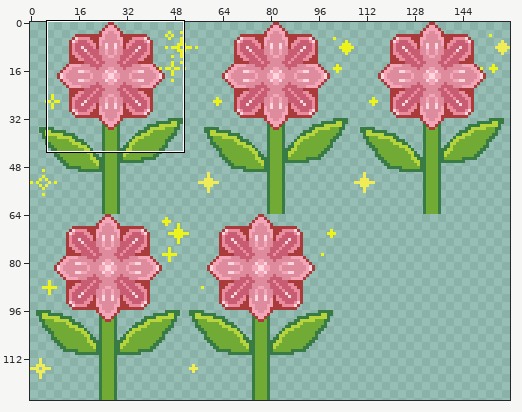
Two states of a sprite sheet, shooter-game/images/redflower.png. Above, an overview of the earlier version with the close-up marked.
Close-up. Earlier state:
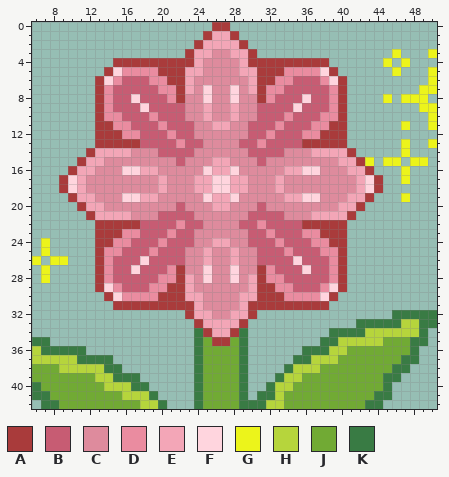
The file is 320x252 pixels, drawn in blocks of 2x2; one block is one cell here. Shown: x 6..50, y 0..42. The commit also changed other parts of the picture, which this record leaves out.
Palette (. is transparent): A #a93b3b  B #c75c73  C #de8b9d  D #ea8ca0  E #f3a6b7  F #ffd5de  G #ecf41b  H #b6d53c  J #71aa34  K #397b44
Pixels before, first column x 6:
 0 ....................AA.......................
 1 ...................AEEA......................
 2 ..................AEEEEA.....................
 3 .................AEECCEEA...............G...G
 4 .........AAAAAAAAAECCCCEAAAAAAAAA......G.G...
 5 ........AFDDDDAAAEECCCCEEAAADDDDFA......G...G
 6 .......AFDBBBDDAAECCCCCCEAADDBBBDFA.........G
 7 .......ADBBBBBDDAECFCCFCEADDBBBBBDA........GG
 8 .......ADBBFBBBDACCFCCFCCADBBBFBBDA....G.GGG.
 9 .......ADBBBFBBBBCCECCECCBBBBFBBBDA........GG
10 .......ADDBBBDBBBCCECCECCBBBDBBBDDA.........G
11 .......AADDBBBDBBBCCEECCBBBDBBBDDAA......G..G
12 .......AAADDBBBDBBCCCCCCBBDBBBDDAAA..........
13 .......AAAAABBBBDBBCCCCBBDBBBBAAAAA......G..G
14 ......AEEEECCCBBBBCCCCCCBBBBCCCEEEEA.....G...
15 .....AEECCCCCCCCBCCCEECCCBCCCCCCCCEEAG.GG.GG.
16 ....AEECCCFFEECCCCCFEEFCCCCCEEFFCCCEEA...G...
17 ...AFECCCCCCCCECCCEEFFEECCCECCCCCCCCEFA..G...
18 ...AFECCCCCCCCECCCEEFFEECCCECCCCCCCCEFA......
19 ....AEECCCFFEECCCCCFEEFCCCCCEEFFCCCEEA...G...
20 .....AEECCCCCCCCBCCCEECCCBCCCCCCCCEEA........
21 ......AEEEECCCBBBBCCCCCCBBBBCCCEEEEA.........
22 .......AAAAABBBBDBBCCCCBBDBBBBAAAAA..........
23 .......AAADDBBBDBBCCCCCCBBDBBBDDAAA..........
24 .G.....AADDBBBDBBBCCEECCBBBDBBBDDAA..........
25 .G.....ADDBBBDBBBCCECCECCBBBDBBBDDA..........
26 G.GG...ADBBBFBBBBCCECCECCBBBBFBBBDA..........
27 .G.....ADBBFBBBDACCFCCFCCADBBBFBBDA..........
28 .G.....ADBBBBBDDAECFCCFCEADDBBBBBDA..........
29 .......AFDBBBDDAAECCCCCCEAADDBBBDFA..........
30 ........AFDDDDAAAEECCCCEEAAADDDDFA...........
31 .........AAAAAAAAAECCCCEAAAAAAAAA............
32 .................AEECCEEA...............KKKKK
33 ..................AEEEEA............KKKKKHHKK
34 ..................KAEEAK.........KKKKHHHHHHK.
35 KK................KJAAJK........KKHHHHHJJJKK.
36 HKKKKK............KJJJJK......KKKHHJJJJJJJK..
37 HHHHHKKKK.........KJJJJK.....KKHHHJJJJJJJKK..
38 JJJHHHHHKK........KJJJJK....KHHHJJJJJJJJKK...
39 JJJJJJJHHKKK......KJJJJK...KHHJJJJJJJJJKK....
40 KJJJJJJJHHHKK.....KJJJJK..KHHJJJJJJJJJJK.....
41 KKJJJJJJJJHHHK....KJJJJK.KKHJJJJJJJJJJKK.....
42 .KKJJJJJJJJJHHK...KJJJJKKKHHJJJJJJJJJKK......
The result:
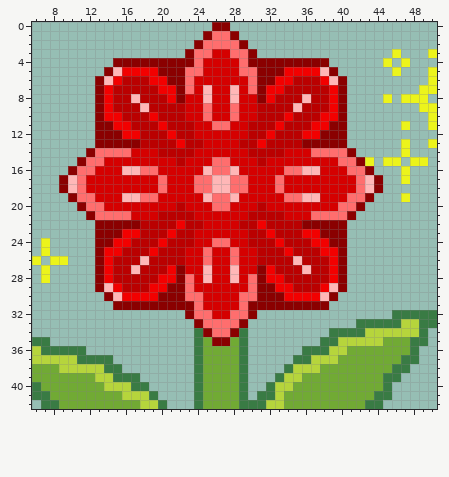
Difference:
colour A: #a93b3b -> #8a0000
colour B: #c75c73 -> #ba0000
colour C: #de8b9d -> #d50000
colour D: #ea8ca0 -> #f20000
colour E: #f3a6b7 -> #ff6e6e
colour F: #ffd5de -> #ffb7b7
